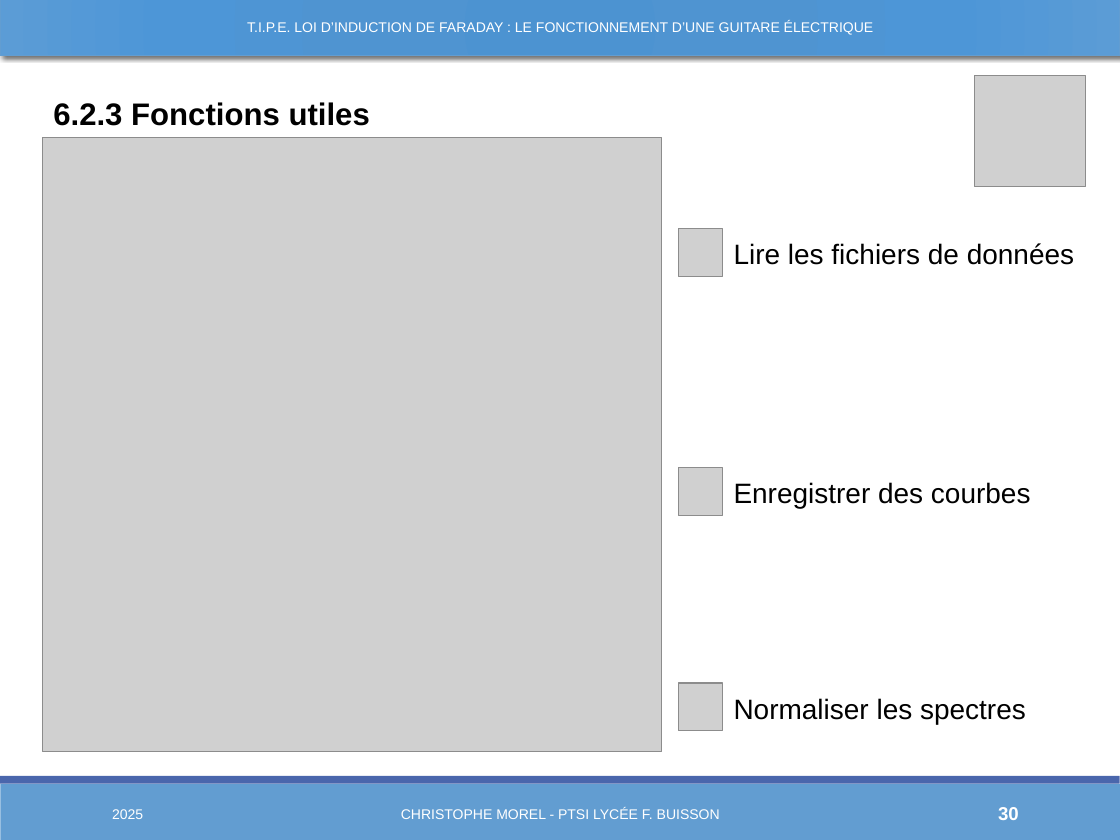
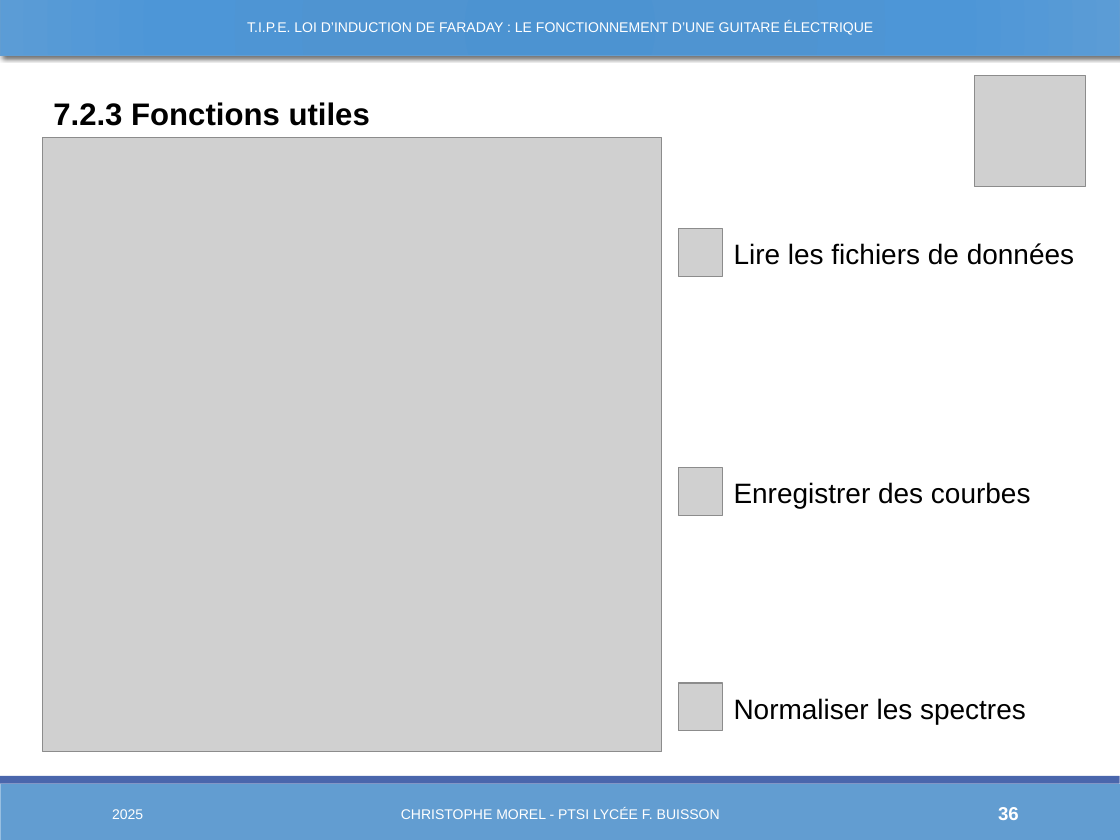
Before and after one commit to Chrismorel7/TIPE---Micro_guitare_elec, a slide deck: slide 36 of Views/Decembre.pptx (slide 30 before the commit). Drawn at 1120x840 pixels with LibreOffice and Linux fonts; fonts in the diff are those of the drawing; grey boxes stand for pictures. Boxes give left, top, right and bottom in pixels: in the first picture for what was removed or moved away, otherwise in the second. Text is boxed around its words. In the diff, an @@ line names an element or a change of style, - is before the commit and + after.

```diff
--- a/Views/Decembre.pptx
+++ b/Views/Decembre.pptx
@@ text at (53,102,370,126): text changed @@
-6.2.3 Fonctions utiles
+7.2.3 Fonctions utiles
@@ page number at (998,807,1019,820): text changed @@
-30
+36
```
Also in this commit, not shown: 18 other slides changed, 6 slides added, 22 other files.
